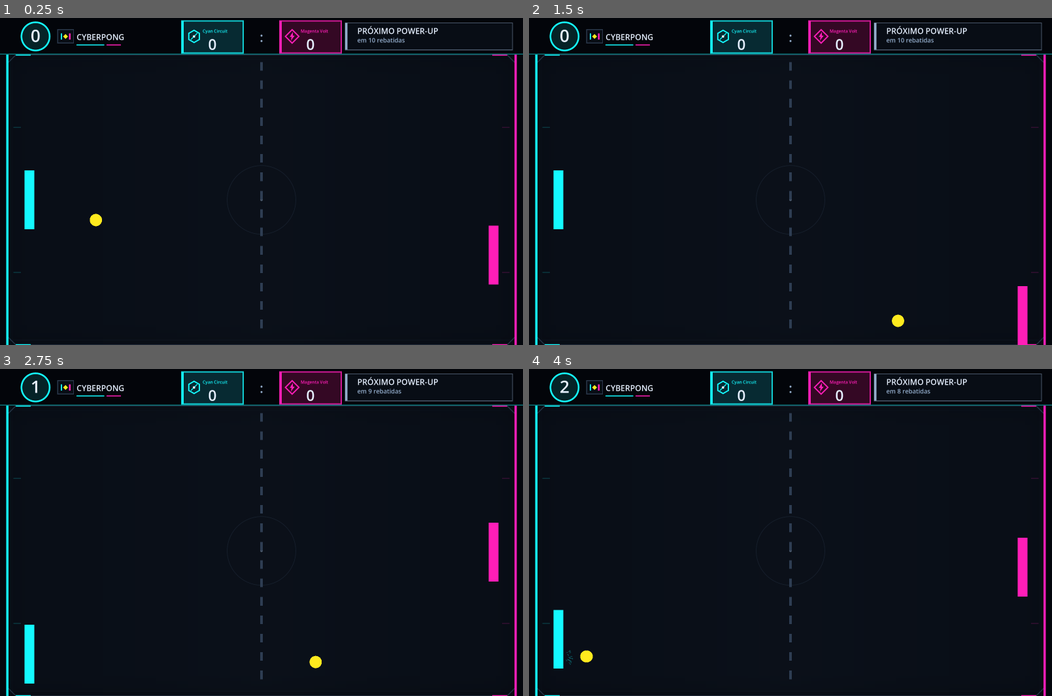
Above: before the commit, frames 1-4 (two rows, left to right).
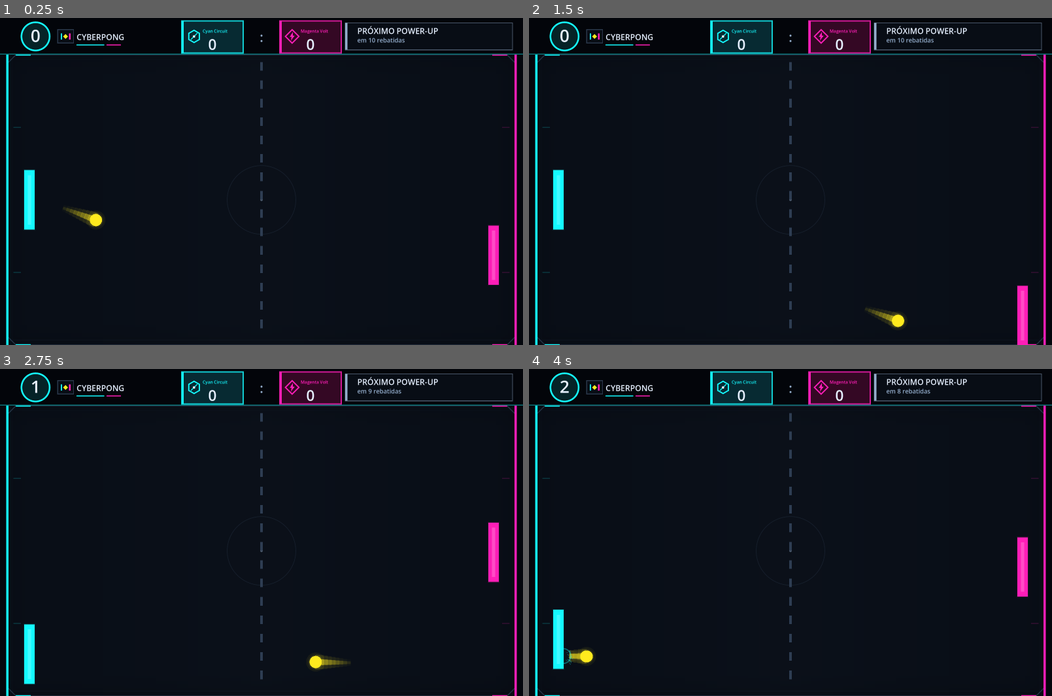
Above: after the commit, the same moments.

Repository: wellingtonlope/cyberpong
Game: Godot game, scene res://main.tscn
Same seed, same stepped clock (60 frames per second), same inputs: the game is played once before the commit and once after it.
Inputs (mouse positions are in pixels of both pictures, inside the frame that each line leads up to):
- Up to frame 1 (0.25 s): no input
- Up to frame 2 (1.5 s): tap Enter at 0.5 s; move the mouse to (905, 165) at 0.52 s; hold Shift 0.53-1.25 s; click (905, 165) at 0.67 s; drag from (685, 197) to (764, 246) at 1.27 s
- Up to frame 3 (2.75 s): move the mouse to (313, 460) at 2.02 s; tap Ctrl at 2.1 s; click (313, 460) at 2.17 s
- Up to frame 4 (4 s): drag from (764, 597) to (633, 483) at 2.77 s; move the mouse to (947, 581) at 3.52 s; tap Keypad Enter at 3.6 s; click (947, 581) at 3.67 s

The runs differ from the first frame. In frame 1, 0.5% of the frame differs, in the area x 4-96%, y 46-82%; in frame 2, 0.5%; in frame 3, 0.5%; in frame 4, 0.5%.

Commit message:
feat: polish ball and paddle visuals

Diff:
--- a/scenes/paddle.tscn
+++ b/scenes/paddle.tscn
@@ -5,7 +5,16 @@
 [node name="Paddle" type="Node2D"]
 script = ExtResource("1_paddle")
 
-[node name="Body" type="Polygon2D" parent="."]
+[node name="Visual" type="Node2D" parent="."]
 
-[node name="PowerUpHighlight" type="Polygon2D" parent="."]
+[node name="PowerUpHighlight" type="Polygon2D" parent="Visual"]
 visible = false
+
+[node name="Glow" type="Polygon2D" parent="Visual"]
+
+[node name="Body" type="Polygon2D" parent="Visual"]
+
+[node name="Core" type="Polygon2D" parent="Visual"]
+
+[node name="Outline" type="Line2D" parent="Visual"]
+closed = true
--- a/scripts/ball.gd
+++ b/scripts/ball.gd
@@ -19,6 +19,8 @@
 const BRAKE_MINIMUM_SPEED_RATIO := 0.65
 const POWERFUL_BOUNCE_SPEED_MULTIPLIER := 1.18
 const POWERFUL_BOUNCE_VISUAL_SCALE := 1.2
+const TRAIL_DURATION := 0.16
+const TRAIL_MAX_SAMPLES := 12
 
 @onready var body: Polygon2D = $Body
 
@@ -36,11 +38,24 @@
 var _stopped := false
 var _deformation_tween: Tween
 var _random := RandomNumberGenerator.new()
+var _trail: Array[Dictionary] = []
 
 func _ready() -> void:
 	_random.randomize()
 	body.color = BALL_COLOR
 	body.z_index = 3
+
+func _process(delta: float) -> void:
+	if _trail.is_empty():
+		return
+	for index in range(_trail.size() - 1, -1, -1):
+		var sample: Dictionary = _trail[index]
+		sample["age"] = float(sample["age"]) + delta
+		if float(sample["age"]) >= TRAIL_DURATION:
+			_trail.remove_at(index)
+		else:
+			_trail[index] = sample
+	queue_redraw()
 
 func restart(
 	size: Vector2,
@@ -55,6 +70,7 @@
 	play_top = play_top_boundary
 	body.polygon = _make_circle_polygon(radius, 48)
 	body.scale = Vector2.ONE
+	_trail.clear()
 	if _deformation_tween != null and _deformation_tween.is_running():
 		_deformation_tween.kill()
 	serve_from_paddle(left_paddle, right_paddle, true, starting_speed)
@@ -64,6 +80,7 @@
 		_deformation_tween.kill()
 	_powerful_bounce_visual_scale = 1.0
 	body.scale = Vector2.ONE
+	_trail.clear()
 	base_speed = starting_speed
 	current_speed = base_speed
 	_ball_brake_reference_speed = current_speed
@@ -105,6 +122,7 @@
 
 	var previous_position := position
 	position += velocity * delta
+	_record_trail(previous_position)
 
 	if position.y - radius <= play_top:
 		position.y = play_top + radius
@@ -216,6 +234,45 @@
 		0.14
 	).set_trans(Tween.TRANS_BACK).set_ease(Tween.EASE_OUT)
 
+func _record_trail(point: Vector2) -> void:
+	_trail.append({"position": point, "age": 0.0})
+	while _trail.size() > TRAIL_MAX_SAMPLES:
+		_trail.pop_front()
+	queue_redraw()
+
+func _draw() -> void:
+	_draw_trail()
+	_draw_glow()
+
+func _draw_trail() -> void:
+	if _trail.is_empty():
+		return
+	var first_sample: Dictionary = _trail[0]
+	var previous_position: Vector2 = first_sample["position"]
+	var previous_local := previous_position - position
+	for index in range(1, _trail.size()):
+		var sample: Dictionary = _trail[index]
+		var sample_position: Vector2 = sample["position"]
+		var sample_local := sample_position - position
+		var age: float = sample["age"]
+		var fade := clampf(1.0 - age / TRAIL_DURATION, 0.0, 1.0)
+		var ratio := float(index) / float(maxi(_trail.size() - 1, 1))
+		var width := radius * lerpf(0.35, 0.95, ratio)
+		draw_line(previous_local, sample_local, Color(BALL_COLOR, fade * 0.16), width * 2.4, true)
+		draw_line(previous_local, sample_local, Color(BALL_COLOR, fade * 0.58), width, true)
+		previous_local = sample_local
+
+	var newest: Dictionary = _trail[_trail.size() - 1]
+	var newest_age: float = newest["age"]
+	var newest_fade := clampf(1.0 - newest_age / TRAIL_DURATION, 0.0, 1.0)
+	draw_line(previous_local, Vector2.ZERO, Color(BALL_COLOR, newest_fade * 0.16), radius * 2.4, true)
+	draw_line(previous_local, Vector2.ZERO, Color(BALL_COLOR, newest_fade * 0.58), radius * 0.95, true)
+
+func _draw_glow() -> void:
+	var glow_radius := radius * _powerful_bounce_visual_scale
+	draw_circle(Vector2.ZERO, glow_radius * 1.55, Color(BALL_COLOR, 0.055))
+	draw_circle(Vector2.ZERO, glow_radius * 1.2, Color(BALL_COLOR, 0.11))
+
 func _make_circle_polygon(circle_radius: float, point_count: int) -> PackedVector2Array:
 	var points := PackedVector2Array()
 	for index in range(point_count):
--- a/scripts/paddle.gd
+++ b/scripts/paddle.gd
@@ -10,8 +10,12 @@
 @export var is_left := true
 @export var tint := Color(0.08, 0.98, 1.0)
 
-@onready var body: Polygon2D = $Body
-@onready var power_up_highlight: Polygon2D = $PowerUpHighlight
+@onready var visual_root: Node2D = $Visual
+@onready var body: Polygon2D = $Visual/Body
+@onready var power_up_highlight: Polygon2D = $Visual/PowerUpHighlight
+@onready var glow: Polygon2D = $Visual/Glow
+@onready var core: Polygon2D = $Visual/Core
+@onready var outline: Line2D = $Visual/Outline
 
 var field_size := Vector2.ZERO
 var paddle_width := 0.0
@@ -29,10 +33,13 @@
 var _deformation_tween: Tween
 
 func _ready() -> void:
-	body.color = tint
+	power_up_highlight.z_index = 0
+	glow.z_index = 1
 	body.z_index = 2
-	power_up_highlight.z_index = 1
+	core.z_index = 3
+	outline.z_index = 4
 	power_up_highlight.hide()
+	_apply_visual_colors()
 
 func configure(
 	size: Vector2,
@@ -205,19 +212,38 @@
 	paddle_width = base_paddle_width
 	paddle_height = base_paddle_height * effective_height_multiplier
 	body.polygon = _make_rectangle_polygon(paddle_width, paddle_height)
+	core.polygon = _make_rectangle_polygon(
+		maxf(paddle_width * 0.32, 2.0),
+		paddle_height * 0.84
+	)
+	outline.points = _make_rectangle_polygon(paddle_width, paddle_height)
+	outline.width = maxf(2.0, paddle_width * 0.055)
 	var glow_padding := 5.0 * maxf(power_up_size_multiplier, 1.0)
-	power_up_highlight.polygon = _make_rectangle_polygon(
+	var highlight_padding := glow_padding * 0.55
+	glow.polygon = _make_rectangle_polygon(
 		paddle_width + glow_padding * 2.0,
 		paddle_height + glow_padding * 2.0
 	)
+	power_up_highlight.polygon = _make_rectangle_polygon(
+		paddle_width + highlight_padding * 2.0,
+		paddle_height + highlight_padding * 2.0
+	)
+	_apply_visual_colors()
+	position.x = _paddle_x()
+
+func _apply_visual_colors() -> void:
+	var accent_color := power_up_accent_color if power_up_active else tint
 	if power_up_active:
 		body.color = tint.lerp(power_up_accent_color, 0.72)
 		power_up_highlight.color = Color(power_up_accent_color, 0.42)
 		power_up_highlight.show()
+		glow.color = Color(power_up_accent_color, 0.2)
 	else:
 		body.color = tint
 		power_up_highlight.hide()
-	position.x = _paddle_x()
+		glow.color = Color(tint, 0.11)
+	core.color = Color(accent_color.lightened(0.35), 0.58)
+	outline.default_color = Color(accent_color, 0.95)
 
 func _make_rectangle_polygon(width: float, height: float) -> PackedVector2Array:
 	return PackedVector2Array([
@@ -230,11 +256,11 @@
 func _animate_body(impact_scale: Vector2) -> void:
 	if _deformation_tween != null and _deformation_tween.is_running():
 		_deformation_tween.kill()
-	body.scale = impact_scale
+	visual_root.scale = impact_scale
 	_deformation_tween = create_tween()
-	_deformation_tween.tween_property(body, "scale", Vector2.ONE, 0.14).set_trans(Tween.TRANS_BACK).set_ease(Tween.EASE_OUT)
+	_deformation_tween.tween_property(visual_root, "scale", Vector2.ONE, 0.14).set_trans(Tween.TRANS_BACK).set_ease(Tween.EASE_OUT)
 
 func _reset_deformation() -> void:
 	if _deformation_tween != null and _deformation_tween.is_running():
 		_deformation_tween.kill()
-	body.scale = Vector2.ONE
+	visual_root.scale = Vector2.ONE
--- a/scripts/spark_effects.gd
+++ b/scripts/spark_effects.gd
@@ -2,12 +2,16 @@
 
 const BOUNCE_RESTITUTION := 0.72
 const TANGENTIAL_DAMPING := 0.9
+const RING_LIFETIME := 0.3
+const RING_START_RADIUS := 2.0
+const RING_END_RADIUS := 22.0
 
 var game_scale := 3.0
 var top_boundary := 180.0
 var side_boundary := 36.0
 var _random := RandomNumberGenerator.new()
 var _particles: Array[Dictionary] = []
+var _rings: Array[Dictionary] = []
 
 func _ready() -> void:
 	_random.randomize()
@@ -22,6 +26,14 @@
 	var amount := clampi(roundi(16.0 * size_factor), 10, 28)
 	var base_direction := Vector2(horizontal_direction, -0.1).normalized()
 	var lifetime := clampf(0.24 * size_factor, 0.2, 0.34)
+	_rings.append({
+		"position": position,
+		"color": tint,
+		"age": 0.0,
+		"lifetime": RING_LIFETIME,
+		"start_radius": RING_START_RADIUS * game_scale,
+		"end_radius": RING_END_RADIUS * game_scale * size_factor,
+	})
 
 	for _index in range(amount):
 		var direction := base_direction.rotated(_random.randf_range(-0.9, 0.9))
@@ -39,8 +51,16 @@
 	queue_redraw()
 
 func _physics_process(delta: float) -> void:
-	if _particles.is_empty():
+	if _particles.is_empty() and _rings.is_empty():
 		return
+
+	for index in range(_rings.size() - 1, -1, -1):
+		var ring: Dictionary = _rings[index]
+		ring["age"] = float(ring["age"]) + delta
+		if float(ring["age"]) >= float(ring["lifetime"]):
+			_rings.remove_at(index)
+		else:
+			_rings[index] = ring
 
 	var viewport_size := get_viewport_rect().size
 	for index in range(_particles.size() - 1, -1, -1):
@@ -92,6 +112,27 @@
 	queue_redraw()
 
 func _draw() -> void:
+	for ring in _rings:
+		var ring_age: float = ring["age"]
+		var ring_lifetime: float = ring["lifetime"]
+		var progress := clampf(ring_age / ring_lifetime, 0.0, 1.0)
+		var eased_progress := 1.0 - pow(1.0 - progress, 2.0)
+		var ring_position: Vector2 = ring["position"]
+		var ring_tint: Color = ring["color"]
+		var ring_radius := lerpf(float(ring["start_radius"]), float(ring["end_radius"]), eased_progress)
+		var ring_alpha := pow(1.0 - progress, 2.0)
+		draw_arc(
+			ring_position,
+			ring_radius,
+			0.0,
+			TAU,
+			48,
+			Color(ring_tint, ring_alpha * 0.72),
+			maxf(1.0, 2.0 * game_scale * (1.0 - progress * 0.5)),
+			true
+		)
+		draw_circle(ring_position, ring_radius * 0.92, Color(ring_tint, ring_alpha * 0.05))
+
 	for particle in _particles:
 		var fade := 1.0 - float(particle["age"]) / float(particle["lifetime"])
 		var alpha := fade * fade
--- a/test/unit/test_ball.gd
+++ b/test/unit/test_ball.gd
@@ -135,6 +135,22 @@
 
 	assert_signal_emitted_with_parameters(ball, "power_up_collected", [true])
 
+func test_ball_trail_tracks_movement_and_fades_out() -> void:
+	ball._trail.clear()
+	ball.position = Vector2(500.0, 300.0)
+	ball.velocity = Vector2(1000.0, 0.0)
+	ball.advance(0.016, LEFT_PADDLE, RIGHT_PADDLE, Vector2.ZERO, 0.0)
+
+	assert_eq(ball._trail.size(), 1)
+	ball.serve_from_paddle(LEFT_PADDLE, RIGHT_PADDLE, true, 1140.0)
+	assert_eq(ball._trail.size(), 0)
+
+	ball.position = Vector2(500.0, 300.0)
+	ball.velocity = Vector2(1000.0, 0.0)
+	ball.advance(0.016, LEFT_PADDLE, RIGHT_PADDLE, Vector2.ZERO, 0.0)
+	ball._process(ball.TRAIL_DURATION)
+	assert_eq(ball._trail.size(), 0)
+
 func test_power_up_collection_reports_last_paddle_that_hit_ball() -> void:
 	ball._bounce_from_paddle(RIGHT_PADDLE, -1.0, false)
 	ball.position = Vector2(100.0, 300.0)
--- a/test/unit/test_paddle.gd
+++ b/test/unit/test_paddle.gd
@@ -47,6 +47,20 @@
 	assert_eq(paddle.paddle_height, 100.0)
 	assert_false(paddle.power_up_highlight.visible)
 
+func test_paddle_visual_layers_follow_team_and_power_up_colors() -> void:
+	assert_eq(paddle.body.color, paddle.tint)
+	assert_eq(paddle.outline.default_color, Color(paddle.tint, 0.95))
+	assert_gt(float(paddle.glow.color.a), float(0.0))
+	assert_gt(float(paddle.core.color.a), float(0.0))
+	assert_eq(paddle.outline.points.size(), 4)
+	assert_true(paddle.outline.closed)
+
+	var accent := Color(0.25, 1.0, 0.42)
+	paddle.apply_power_up(2.0, accent)
+	assert_eq(paddle.outline.default_color, Color(accent, 0.95))
+	assert_true(paddle.power_up_highlight.visible)
+	assert_eq(paddle.glow.color, Color(accent, 0.2))
+
 func test_oversized_paddle_is_clamped_to_available_play_area() -> void:
 	paddle.apply_power_up(10.0, Color.WHITE)
 
--- a/test/unit/test_spark_effects.gd
+++ b/test/unit/test_spark_effects.gd
@@ -15,6 +15,20 @@
 	spark_effects._particles.clear()
 	spark_effects.play_paddle_hit(Vector2(100.0, 100.0), Color.CYAN, 1.0, 4.0)
 	assert_eq(spark_effects._particles.size(), 28)
+
+func test_paddle_hit_creates_impact_ring_that_expires() -> void:
+	spark_effects.play_paddle_hit(Vector2(100.0, 100.0), Color.CYAN, 1.0, 1.0)
+
+	assert_eq(spark_effects._rings.size(), 1)
+	var ring: Dictionary = spark_effects._rings[0]
+	assert_eq(ring["position"], Vector2(100.0, 100.0))
+	assert_eq(ring["color"], Color.CYAN)
+	assert_gt(float(ring["end_radius"]), float(ring["start_radius"]))
+
+	ring["age"] = ring["lifetime"] - 0.01
+	spark_effects._rings[0] = ring
+	spark_effects._physics_process(0.02)
+	assert_eq(spark_effects._rings.size(), 0)
 
 func test_particles_expire_after_their_lifetime() -> void:
 	spark_effects.play_paddle_hit(Vector2(100.0, 100.0), Color.CYAN, 1.0, 1.0)
Not shown, changed: README.md
